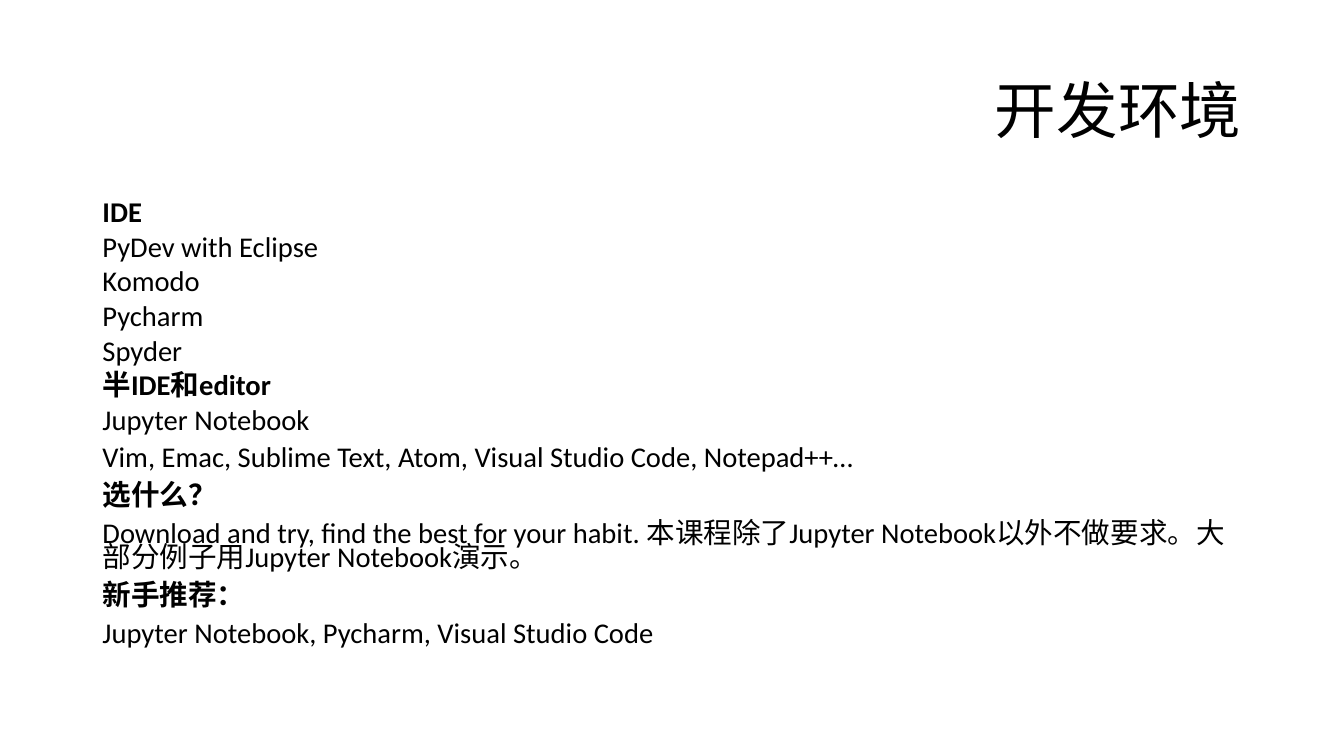
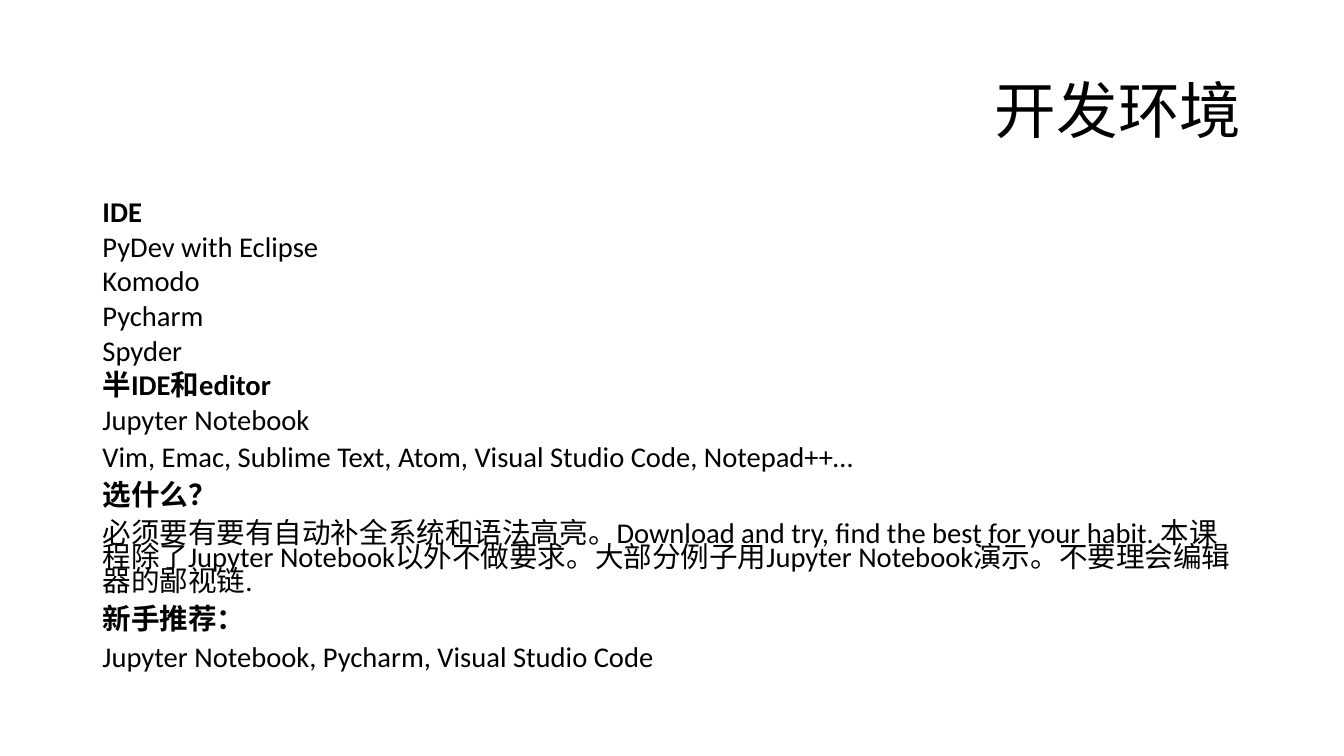
Before and after one commit to alexluliu/python101, a slide deck: slide 8 of 1/class 1.pptx. Drawn at 1344x756 pixels with LibreOffice and Linux fonts; fonts in the diff are those of the drawing; background and template pictures are left out. Boxes give left, top, right and bottom in pixels: in the first picture for what was removed or moved away, otherwise in the second. Text is boxed around its words. In the diff, an @@ line names an element or a change of style, - is before the commit and + after.

```diff
--- a/1/class 1.pptx
+++ b/1/class 1.pptx
@@ text at box(102, 519, 1230, 594): text changed @@
-Download and try, find the best for your habit. 本课程除了Jupyter Notebook以外不做要求。大部分例子用Jupyter Notebook演示。
+必须要有要有自动补全系统和语法高亮。Download and try, find the best for your habit. 本课程除了Jupyter Notebook以外不做要求。大部分例子用Jupyter Notebook演示。不要理会编辑器的鄙视链.
```
Also in this commit, not shown: 9 other slides changed, 1 other file.
